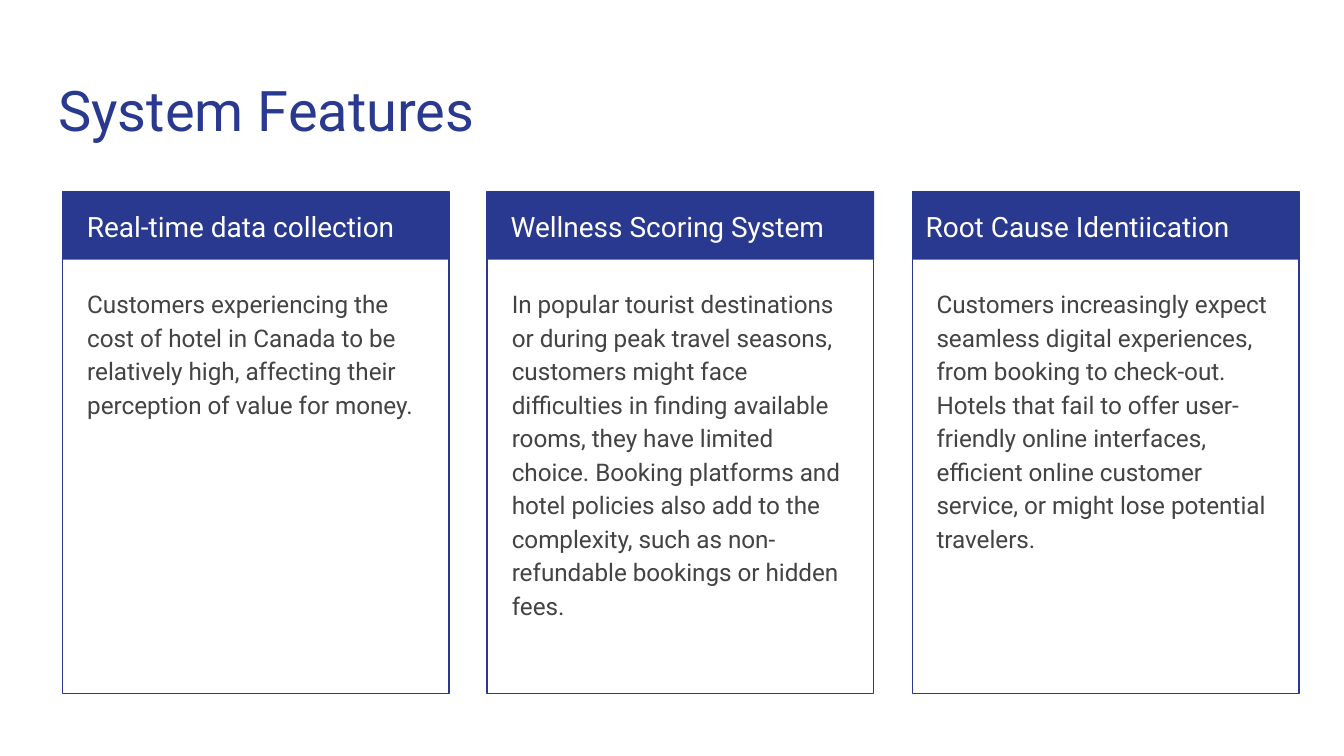
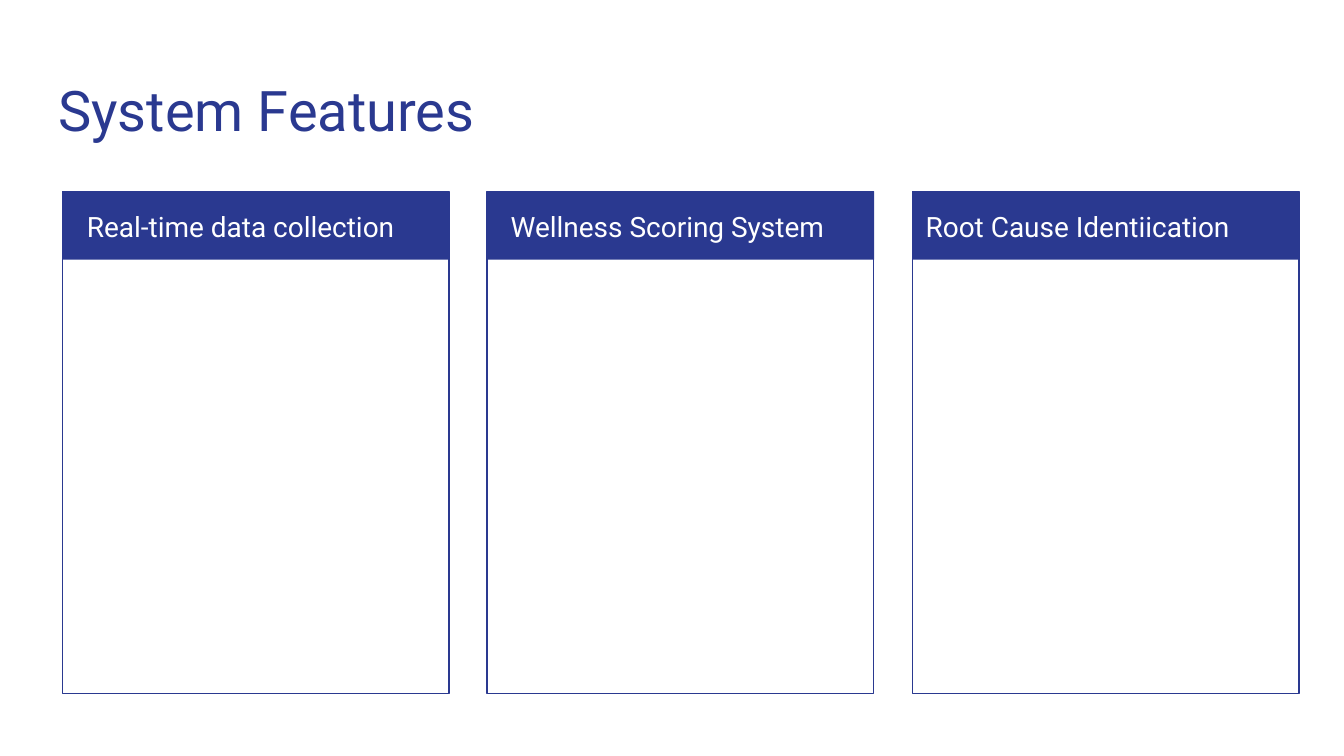
Before and after one commit to yfeng445/NEU, a slide deck: slide 3 of 1/INFO 5100/Asmts/Group Assignment 1/Deliverables/Presentation.pptx. Drawn at 1344x756 pixels with LibreOffice and Linux fonts; fonts in the diff are those of the drawing. Boxes give left, top, right and bottom in pixels: in the first picture for what was removed or moved away, otherwise in the second. Text is boxed around its words. In the diff, an @@ line names an element or a change of style, - is before the commit and + after.

```diff
--- a/1/INFO 5100/Asmts/Group Assignment 1/Deliverables/Presentation.pptx
+++ b/1/INFO 5100/Asmts/Group Assignment 1/Deliverables/Presentation.pptx
@@ text removed at (87,294,413,419) @@
-Customers experiencing the cost of hotel in Canada to be relatively high, affecting their perception of value for money.
@@ text removed at (512,294,840,615) @@
-In popular tourist destinations or during peak travel seasons, customers might face difficulties in finding available rooms, they have limited choice. Booking platforms and hotel policies also add to the complexity, such as non-refundable bookings or hidden fees.
@@ text removed at (937,294,1267,549) @@
-Customers increasingly expect seamless digital experiences, from booking to check-out. Hotels that fail to offer user-friendly online interfaces, efficient online customer service, or might lose potential travelers.
```
Also in this commit, not shown: 3 other slides changed, 1 slide added, 8 other files.
